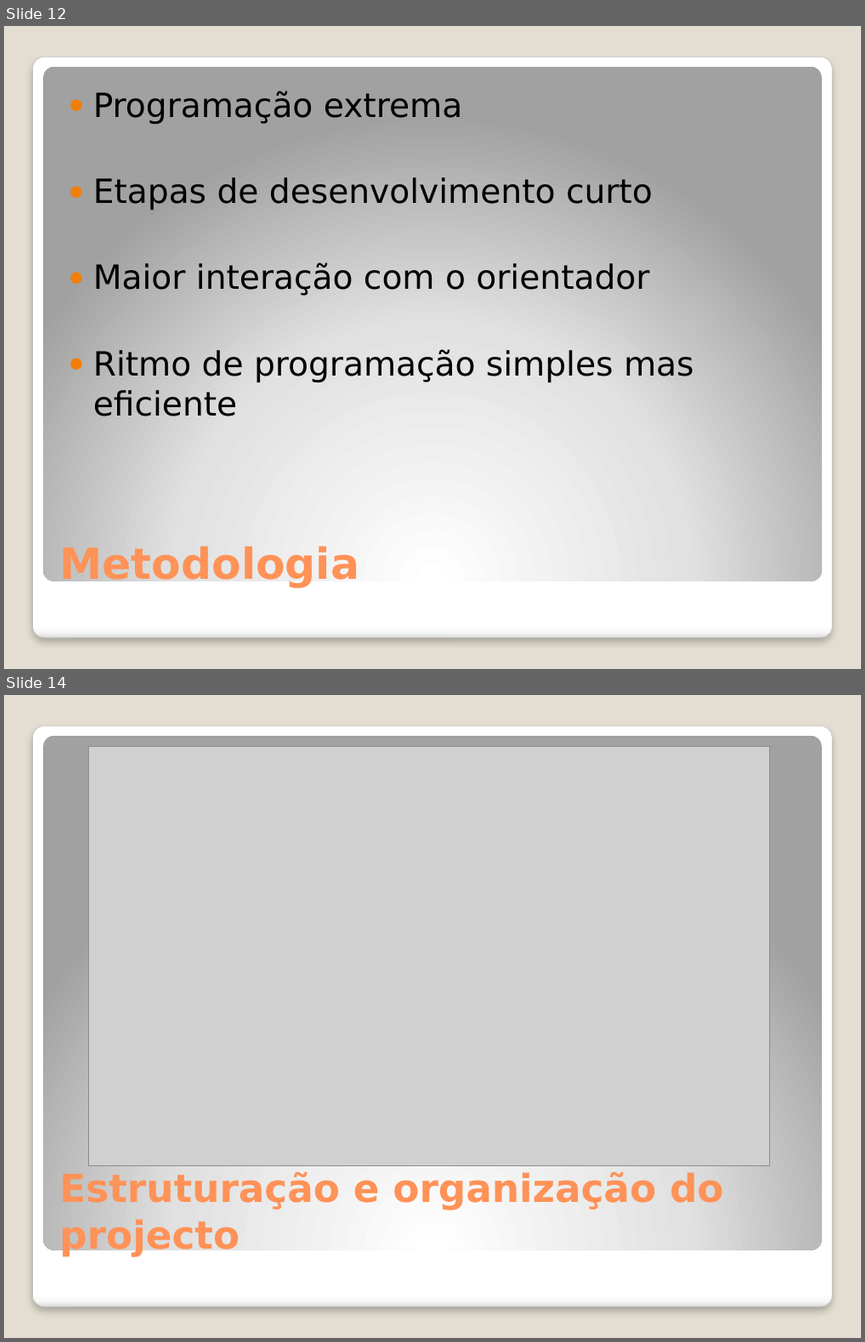
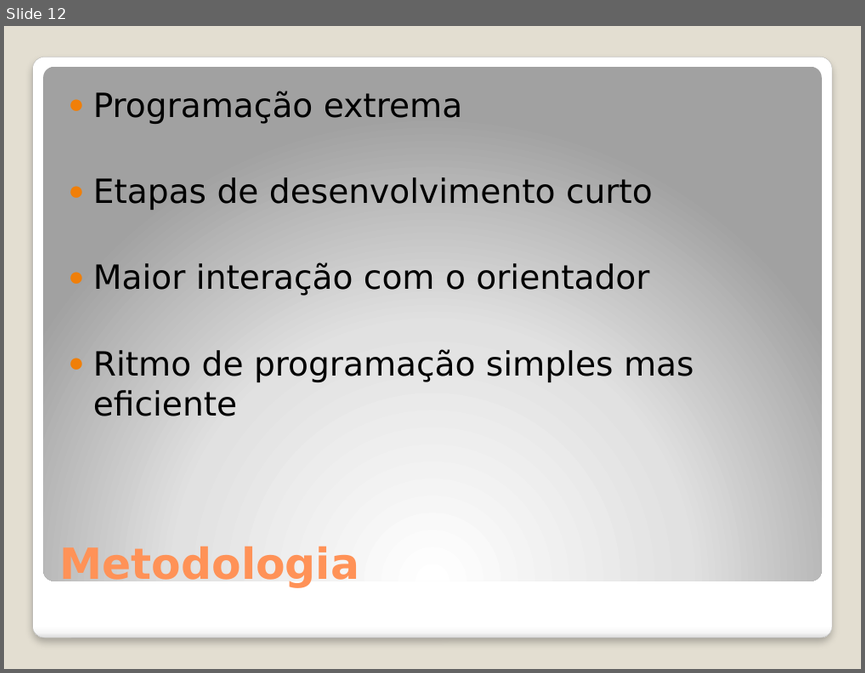
Before and after one commit to Vascomfortuna/Projeto-EI, a slide deck: actividades/Apresentação.pptx. Shown one above the other, each under a label of ours: slides 12 and 14 before the commit, slide 12 after it; the slides between them are not shown. The pictures are 865x1342 and 865x673 pixels, drawn with LibreOffice and Linux fonts; fonts in the diff are those of the drawing; grey boxes stand for pictures. Boxes give left, top, right and bottom in pixels: in the first picture for what was removed or moved away, otherwise in the second. Text is boxed around its words. In the diff, an @@ line names an element or a change of style, - is before the commit and + after.

```diff
--- a/actividades/Apresentação.pptx
+++ b/actividades/Apresentação.pptx
@@ slide 14 removed at [4,695,861,1338], background #E3DED1; not listed: 2 template elements that a slide beside it also shows @@
@@ picture removed at [88,746,769,1165] @@
@@ title removed at [59,1171,724,1257] @@
-Estruturação e organização do projecto
```
Also in this commit, not shown: 7 slides changed, 3 slides added, 14 other files.
